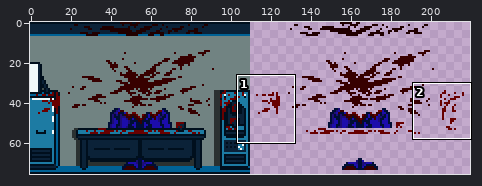
Two versions of one sprite sheet, resources/spritesheets/scene3/boss_splooch.png. Above, an overview of the earlier version with the close-up marked.
Close-up. Before the edit:
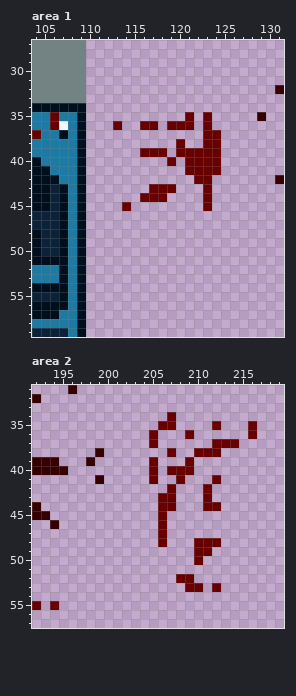
The file is 220x76 pixels. Colours within 5 levels of each other are drawn and written as one. Shown: area 1: x 104..131, y 27..59; area 2: x 192..219, y 31..57.
The result:
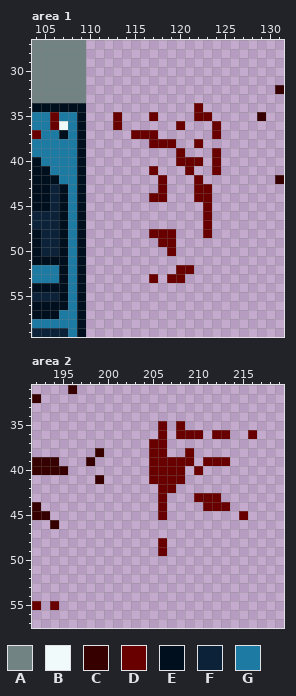
Palette (. is transparent): A #718382  B #f0fafb  C #370000  D #680000  E #000f1d  F #0b2238  G #1d7ba3
The edit:
Area 1:
y 34: x 122 . -> D
y 35: x 113 . -> D; x 117 . -> D; x 121..122 D. -> .D
y 36: x 116..117 DD -> ..; x 119 D -> .; x 121 D -> .; x 123..124 D. -> .D
y 37: x 115..117 ... -> DDD; x 123 D -> .
y 38: x 117..120 ...D -> DDD.; x 122..124 .DD -> D..
y 39: x 116..118 DDD -> ...; x 121..123 DDD -> ...
y 40: x 119..120 D. -> .D; x 123 D -> .
y 41: x 117 . -> D; x 122..123 DD -> ..
y 42: x 118 . -> D; x 123 D -> .
y 43: x 117 D -> .; x 119 D -> .; x 122 . -> D
y 44: x 116 D -> .; x 122 . -> D
y 45: x 114 D -> .
y 46..47: x 123 . -> D
y 48: x 117..119 ... -> DDD; x 123 . -> D
y 49: x 118..119 .. -> DD
y 50: x 119 . -> D
y 52: x 120..121 .. -> DD
y 53: x 117 . -> D; x 119..120 .. -> DD
Area 2:
y 34: x 207 D -> .
y 35: x 207..208 D. -> .D; x 212 D -> .; x 216 D -> .
y 36: x 205..206 D. -> .D; x 208 . -> D; x 210 . -> D; x 212..213 .. -> DD
y 37: x 206 . -> D; x 212..214 DDD -> ...
y 38: x 205..207 ..D -> DD.; x 209..212 .DDD -> D...
y 39: x 206..208 ... -> DDD; x 211..213 ... -> DDD
y 40: x 206 . -> D; x 209..210 D. -> .D
y 41: x 206..207 .. -> DD; x 212 D -> .
y 42: x 206 . -> D; x 211 D -> .
y 43: x 207 D -> .; x 210 . -> D; x 212 . -> D
y 44: x 207 D -> .; x 213 . -> D
y 45: x 215 . -> D
y 46..47: x 206 D -> .
y 48: x 210..212 DDD -> ...
y 49: x 206 . -> D; x 210..211 DD -> ..
y 50: x 210 D -> .
y 52: x 208..209 DD -> ..
y 53: x 209..210 DD -> ..; x 212 D -> .
